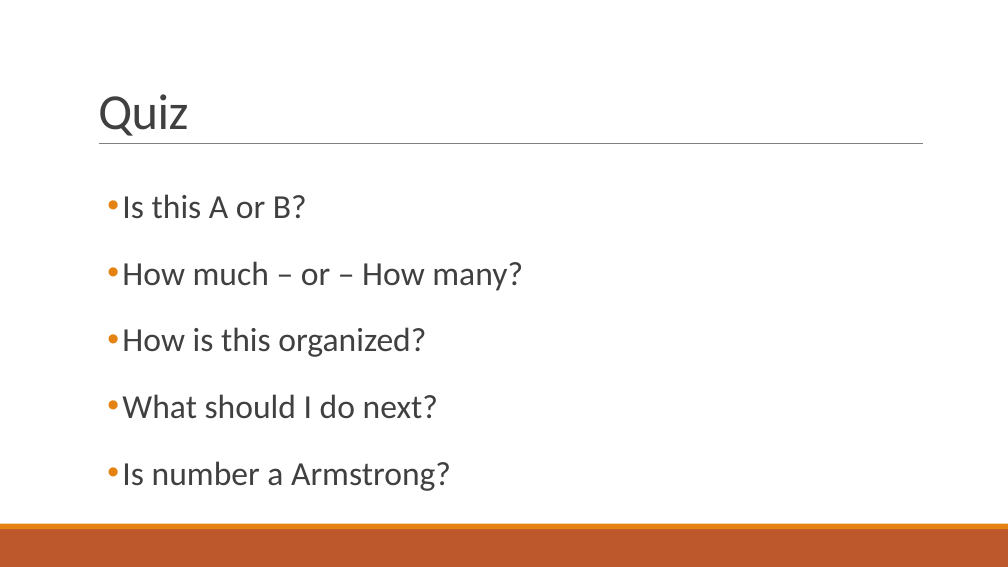
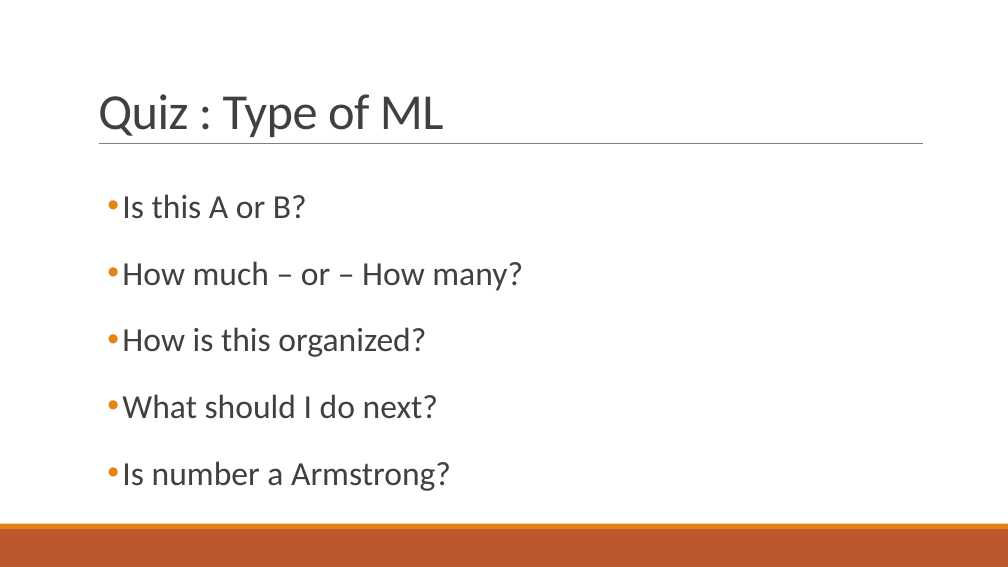
Before and after one commit to praveenraghuvanshi1512/AIML, a slide deck: slide 3 of Meetup_DotNet_10_Aug_2019/ML_Net_Praveen_Raghuvanshi_10_Aug_2019.pptx. Drawn at 1008x567 pixels with LibreOffice and Linux fonts; fonts in the diff are those of the drawing. Boxes give left, top, right and bottom in pixels: in the first picture for what was removed or moved away, otherwise in the second. Text is boxed around its words. In the diff, an @@ line names an element or a change of style, - is before the commit and + after.

```diff
--- a/Meetup_DotNet_10_Aug_2019/ML_Net_Praveen_Raghuvanshi_10_Aug_2019.pptx
+++ b/Meetup_DotNet_10_Aug_2019/ML_Net_Praveen_Raghuvanshi_10_Aug_2019.pptx
@@ title at (x1=98, y1=94, x2=444, y2=137): text changed @@
-Quiz
+Quiz : Type of ML
```
Also in this commit, not shown: 1 slide added.
